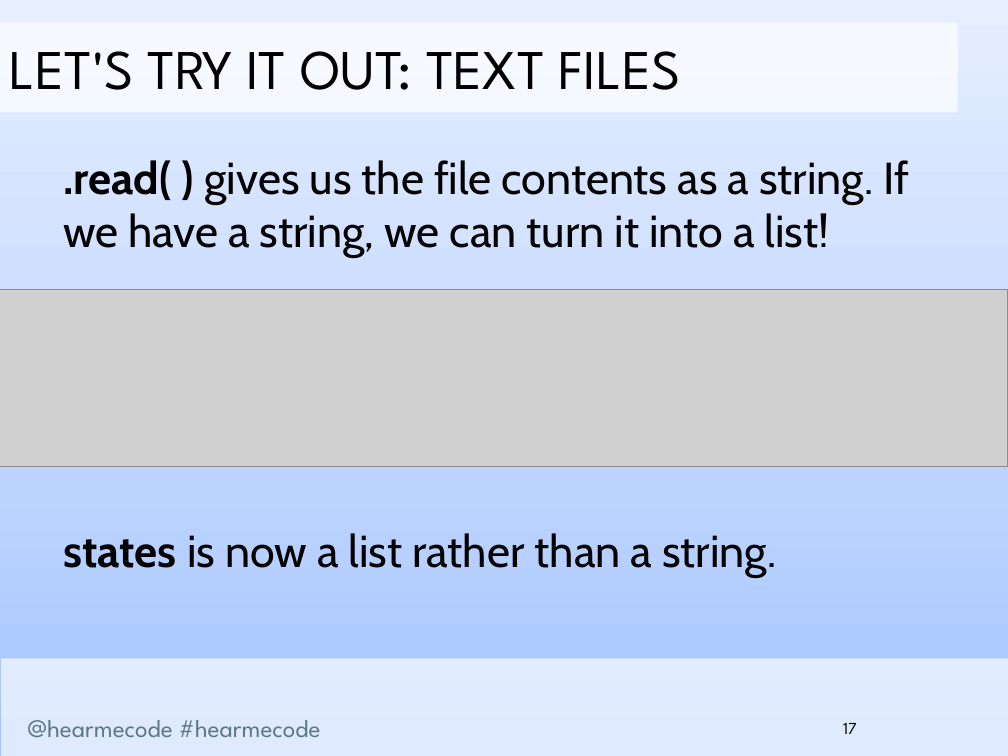
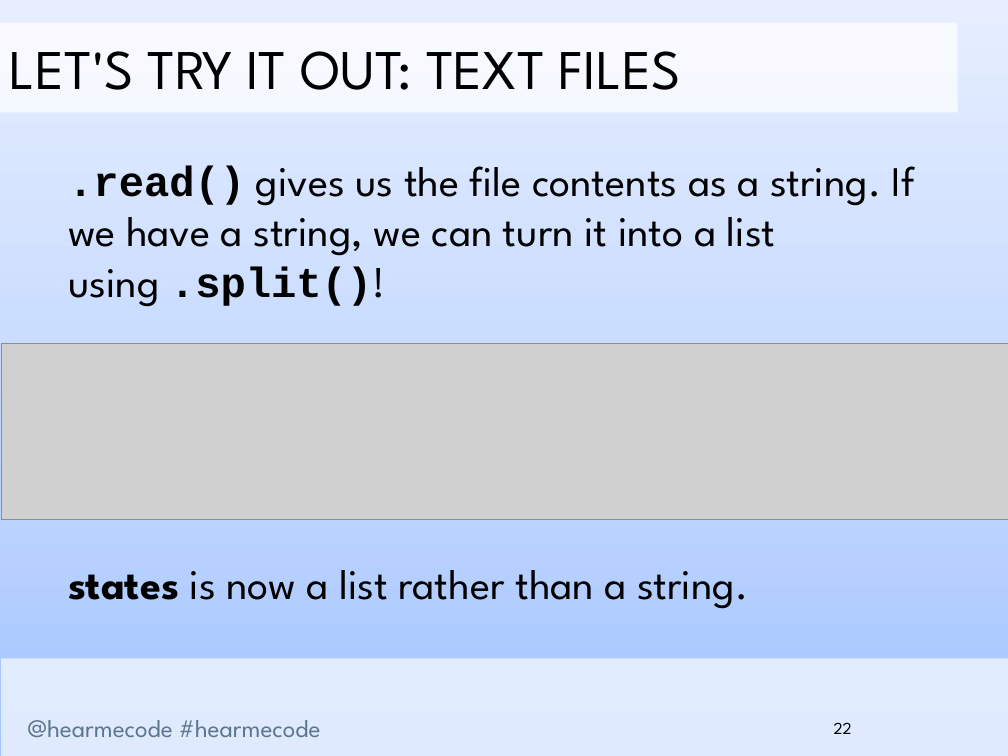
Before and after one commit to hearmecode/slides, a slide deck: slide 22 of Lesson 3/Hear Me Code - File Handling and Dictionaries.pptx (slide 17 before the commit). Drawn at 1008x756 pixels with LibreOffice and Linux fonts; fonts in the diff are those of the drawing; grey boxes stand for pictures; background and template pictures are left out. Boxes give left, top, right and bottom in pixels: in the first picture for what was removed or moved away, otherwise in the second. Text is boxed around its words. In the diff, an @@ line names an element or a change of style, - is before the commit and + after.

```diff
--- a/Lesson 3/Hear Me Code - File Handling and Dictionaries.pptx
+++ b/Lesson 3/Hear Me Code - File Handling and Dictionaries.pptx
@@ text at [68,165,915,307]: text changed; size 32 to 30.1 pt; font Cabin to League Spartan @@
-.read( ) gives us the file contents as a string. If we have a string, we can turn it into a list!
+.read() gives us the file contents as a string. If we have a string, we can turn it into a list using .split()!
@@ picture: place and size @@
-picture at [0,290,1008,467]
+picture at [1,343,1008,519]
@@ text at [68,570,748,609]: size 32 to 30.1 pt, font Cabin to League Spartan in "states is now a list rather than ..." @@
@@ page number at [834,722,852,734]: text changed @@
-17
+22
```
Also in this commit, not shown: 35 other slides changed, 28 slides added, 6 slides removed, 3 other files.
